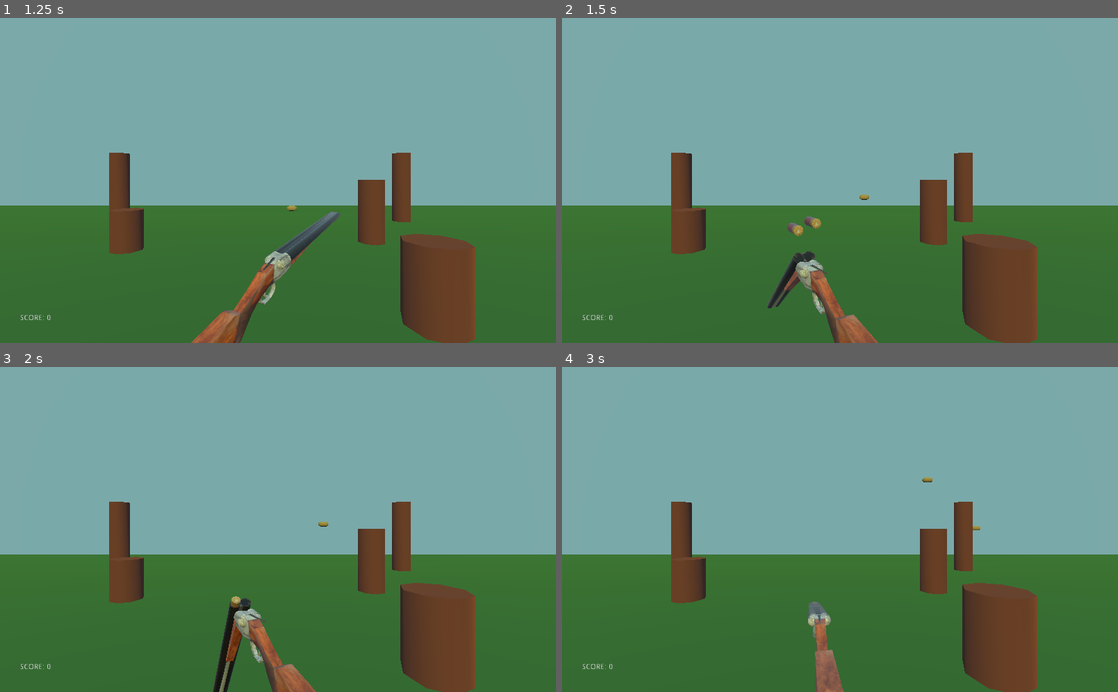
Above: before the commit, frames 1-4 (two rows, left to right).
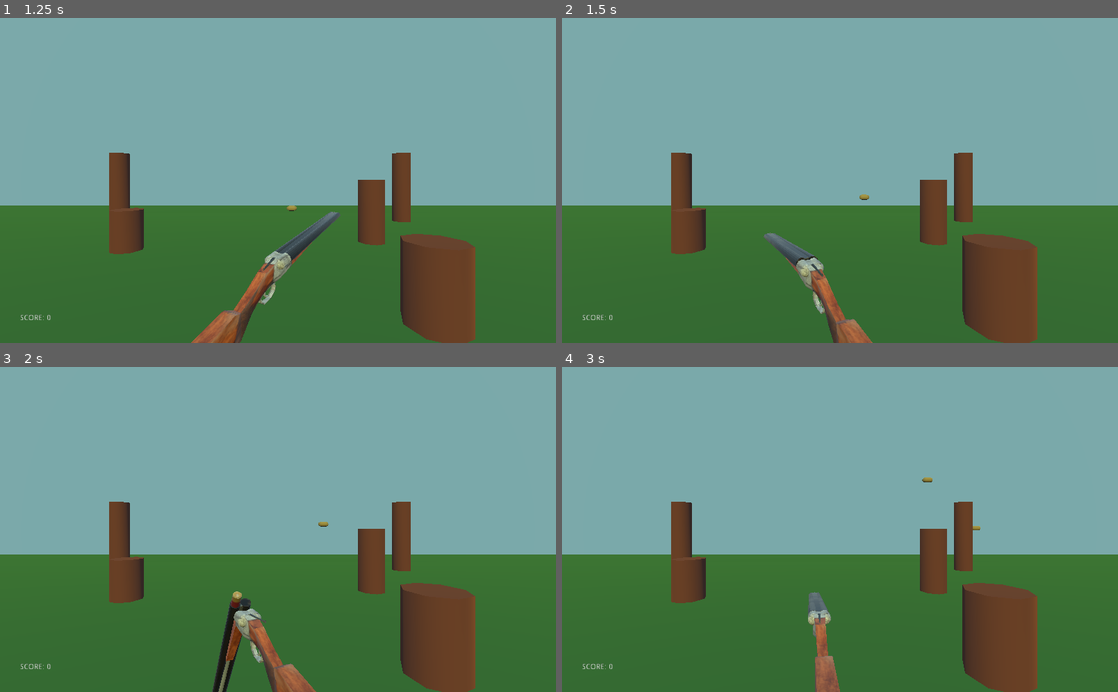
Above: after the commit, the same moments.

Repository: zMenta/CapsuleHunt3D
Game: Godot game, scene res://Main/Main.tscn
Same seed, same stepped clock (60 frames per second), same inputs: the game is played once before the commit and once after it.
Inputs (mouse positions are in pixels of both pictures, inside the frame that each line leads up to):
- Up to frame 1 (1.25 s): tap Enter at 0.5 s; move the mouse to (400, 164) at 0.52 s; press the mouse at (400, 164) at 0.53 s
- Up to frame 2 (1.5 s): tap Space at 1.25 s; move the mouse to (728, 196) at 1.27 s; release the mouse at (728, 196) at 1.28 s; click (728, 196) at 1.35 s
- Up to frame 3 (2 s): no input
- Up to frame 4 (3 s): move the mouse to (895, 458) at 2.02 s; press the mouse at (895, 458) at 2.03 s; move the mouse to (812, 594) at 2.77 s; release the mouse at (812, 594) at 2.78 s; click (812, 594) at 2.85 s

Frame 1 is identical in both runs. In frame 2, 1.2% of the frame differs, in the area x 36-57%, y 61-100%; in frame 3, 0.2%; in frame 4, 0.3%.

Commit message:
Improved fire code

Diff:
--- a/DuckHunt3D/Player/DoubleBarrelShotgun.tscn
+++ b/DuckHunt3D/Player/DoubleBarrelShotgun.tscn
@@ -213,7 +213,6 @@
 }
 
 [node name="DoubleBarrelShotgun" instance=ExtResource( 1 )]
-transform = Transform( 1, 0, 0, 0, 1, 0, 0, 0, 1, 0, 0, 0 )
 script = ExtResource( 3 )
 
 [node name="OpenPin" parent="." index="1"]
--- a/DuckHunt3D/Player/Gun.gd
+++ b/DuckHunt3D/Player/Gun.gd
@@ -9,13 +9,10 @@
 func _input(event: InputEvent) -> void:
 	if event.is_action_pressed("fire") and not busy:
 		if ammo > 0:
-			print("fired")
 			fire()
 			$AnimationPlayer.play("fire")
 			ammo -= 1
 
-			if ammo <= 0:
-				reload()
 
 
 	if event.is_action_pressed("reload"):
@@ -41,3 +38,5 @@
 func _on_AnimationPlayer_animation_finished(anim_name: String) -> void:
 	if anim_name == "Reload":
 		busy = false
+	elif anim_name == "fire" and ammo <= 0:
+		reload()
